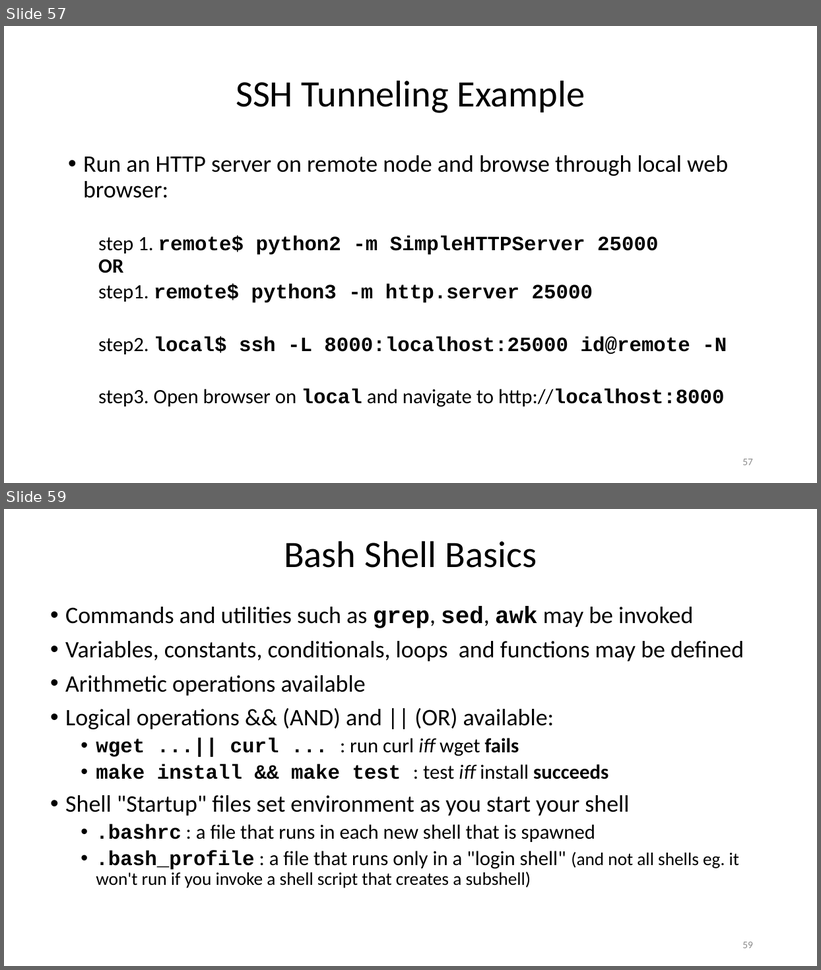
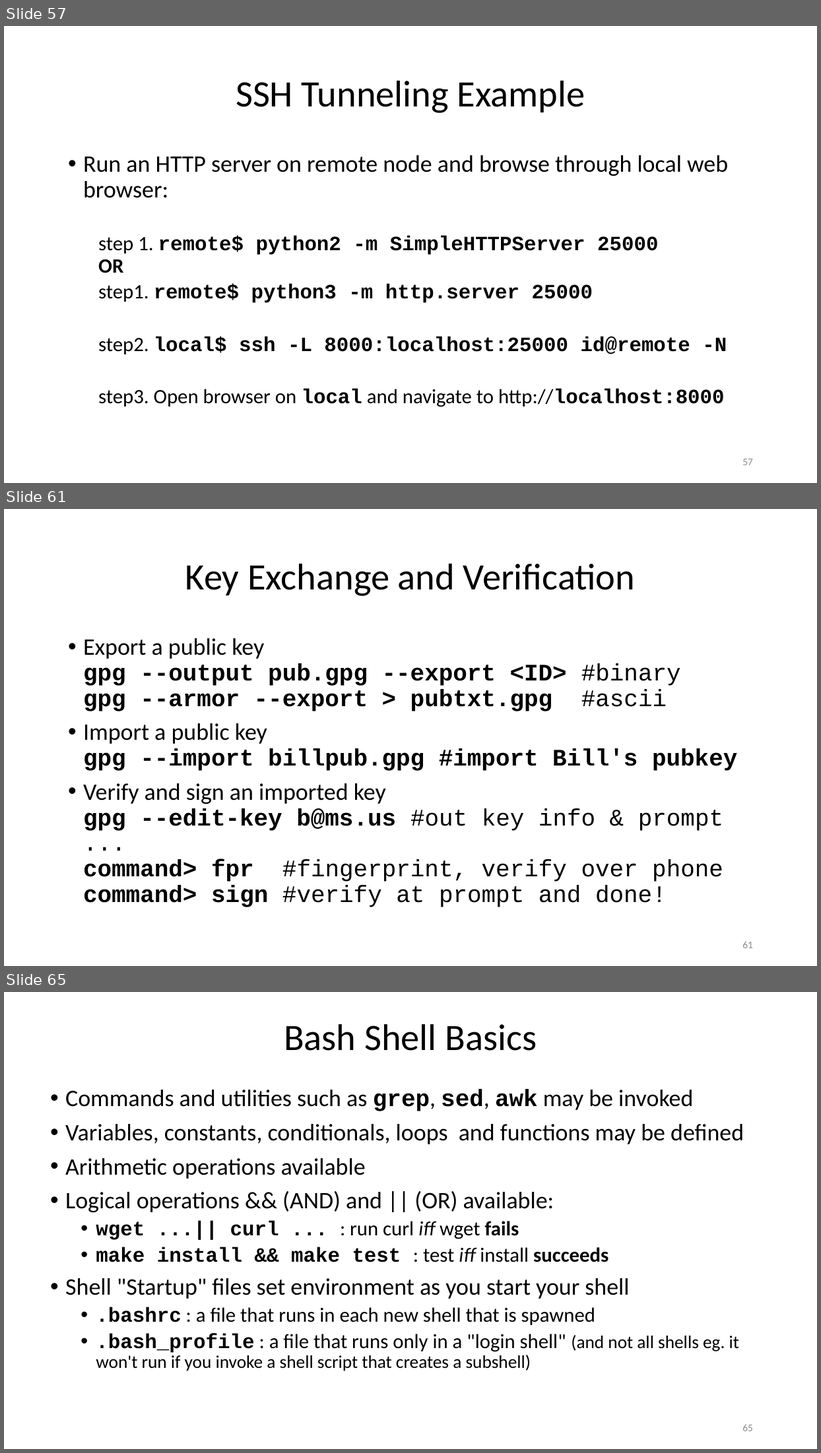
Before and after one commit to ketancmaheshwari/lisa19, a slide deck: lpt_LISA.pptx. Shown one above the other, each under a label of ours: slides 57 and 59 before the commit, slides 57, 61 and 65 after it; the slides between them are not shown. The pictures are 821x970 and 821x1453 pixels, drawn with LibreOffice and Linux fonts; fonts in the diff are those of the drawing. Boxes give left, top, right and bottom in pixels: in the first picture for what was removed or moved away, otherwise in the second. Text is boxed around its words. In the diff, an @@ line names an element or a change of style, - is before the commit and + after.

```diff
--- a/lpt_LISA.pptx
+++ b/lpt_LISA.pptx
@@ slide 61 added at (4,509,817,966), background #FFFFFF @@
@@ title added at (186,563,635,596), 33 pt, text #000000 @@
+Key Exchange and Verification
@@ text added at (83,638,737,908), 21 pt, text #000000 @@
+• Export a public key
+  gpg --output pub.gpg --export <ID> #binary
+  gpg --armor --export > pubtxt.gpg #ascii
+• Import a public key
+  gpg --import billpub.gpg #import Bill's pubkey
+• Verify and sign an imported key
+  gpg --edit-key b@ms.us #out key info & prompt
+  ...
+  command> fpr #fingerprint, verify over phone
+  command> sign #verify at prompt and done!
@@ page number added at (743,941,753,949), 9 pt, text #8C8C8C @@
+61
@@ what was slide 59 is now slide 65 @@
@@ page number at (743,1424,753,1432): text changed @@
-59
+65
```
Also in this commit, not shown: 4 slides changed, 5 other slides added, 1 other file.
